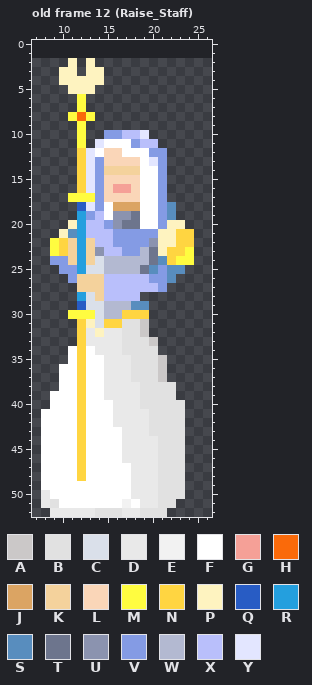
Pixel-art file, stored at Keep'EmLivin'/Assets/Art Assets/ClericCharacter.aseprite. Above: the version before the commit.
32x51 pixels, 12 frames. Colours within 5 levels of each other are drawn and written as one. Shown: old frame 12 (Raise_Staff): x 7..26, y 0..52. The old version is drawn lined up with the new one, on the new canvas. The commit also changed other frames, which this record leaves out.
Visible layers, top first: "Staff", "Body".
Palette (. is transparent): A #cbc8c8  B #e1e1e1  C #dae0ea  D #e9e9e9  E #f2f2f2  F #ffffff  G #f5a097  H #fa6a0a  J #dba463  K #f4d29c  L #fad6b8  M #fffc40  N #ffd541  P #fef3c0  Q #285cc4  R #249fde  S #588dbe  T #6d758d  U #8b93af  V #849be4  W #b3b9d1  X #b9bffb  Y #e3e6ff
Pixels before, old frame 12 (Raise_Staff), first column x 8:
 2 ...P.P...........
 3 ..PP.PP..........
 4 ..PPPPP..........
 5 ...PPP...........
 6 ....M............
 7 ....M............
 8 ...MHM...........
 9 ....M............
10 ....M..VVXXY.....
11 ....M.YFFFVXX....
12 ....NYFLLFFFVV...
13 ....NYVLLLLFYV...
14 ....NYVKKKKFFV...
15 ....NYVLLLLFFV...
16 ....NYVLGGLFFV...
17 ...MMMVLLLLFFV...
18 ....QYVFJJJFFVS..
19 ....RVXFUUTFFVS..
20 ...PRXXVUTTFFVPP.
21 ..PSRXXXVVVVVPPNN
22 .MNKRKXXVVVVUPPNN
23 .MNKRKUXXVVWTPNNM
24 .VVKRKCWWWWWTSNMM
25 ..VVRCCWWWWTSVSS.
26 ...VKKKXXXXXVVS..
27 ....KKKXXXXXXV...
28 ....RCKXXXX......
29 ....QCCWWWSS.....
30 ...MMMCWWNNN.....
31 ....NPCNNBBA.....
32 ....NDPDDBBA.....
33 ....NDDDDBBBA....
34 ...FNFDDDBBBB....
35 ...FNFFDDDBBBA...
36 ..FFNFFDDDBBBA...
37 ..FFNFFDDDBBBA...
38 ..FFNFFDDDDBBBB..
39 .FFFNFFDDDDBBBB..
40 .FFFNFFFDDDBBBBB.
41 FFFFNFFFDDDDBBBB.
42 FFFFNFFFDDDDBBBB.
43 FFFFNFFFFDDDBBBB.
44 FFFFNFFFFDDDDBBB.
45 FFFFNFFFFDDDDBBB.
46 FFFFNFFFFDDDDBBB.
47 FFFFNFFFFFDDDBBB.
48 FFFFNFFFFFDDDBBB.
49 FFFFFFFFFFDDDBBB.
50 DFFFFFFFFFDDDBBB.
51 DBFFFFFFFEFDDBB..
52 .DDDDDBBBDDBBB...
Once edited:
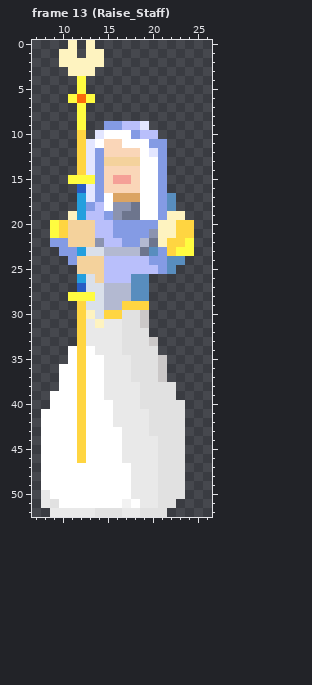
A new or re-ordered frame is compared with the old frame closest to it.
Difference:
canvas 32x51 -> 32x53, the old top-left corner now at 0,2
frames 12 -> 14
Frame 13 (Raise_Staff) is new; against old frame 12 (Raise_Staff):
y 0: x 11 . -> P; x 13 . -> P
y 1: x 10..11 .. -> PP; x 13..14 .. -> PP
y 2: x 10 . -> P; x 12 . -> P; x 14 . -> P
y 3: x 10 P -> .; x 12 . -> P; x 14 P -> .
y 4: x 10..14 PPPPP -> ..M..
y 5: x 11..13 PPP -> .M.
y 6: x 11..13 .M. -> MHM
y 8: x 11..13 MHM -> .M.
y 9: x 15..19 ..... -> VVXXY
y 10: x 12 M -> N; x 14..20 .VVXXY. -> YFFFVXX
y 11: x 12..16 M.YFF -> NYFLL; x 18..21 VXX. -> FFVV
y 12: x 14 F -> V; x 17..18 FF -> LL; x 20 V -> Y
y 13: x 15..18 LLLL -> KKKK; x 20 Y -> F
y 14: x 15..18 KKKK -> LLLL
y 15: x 11..13 .NY -> MMM; x 16..17 LL -> GG
y 16: x 12 N -> Q; x 16..17 GG -> LL
y 17: x 11..13 MMM -> .RY; x 15..18 LLLL -> FJJJ; x 22 . -> S
y 18: x 12..14 QYV -> RVX; x 16..18 JJJ -> UUT
y 19: x 11 . -> P; x 13 V -> X; x 15 F -> V; x 17 U -> T; x 22..23 S. -> PP
y 20: x 9..13 ..PRX -> MNKKK; x 15..21 VUTTFFV -> XVVVVVP; x 23..24 P. -> NN
y 21: x 9..13 .PSRX -> MNKKK; x 20 V -> U
y 22: x 9..10 MN -> VV; x 12 R -> K; x 14 X -> U; x 16 V -> X; x 19..20 VU -> WT; x 22 P -> N; x 24 N -> M
y 23: x 9..11 MNK -> .VV; x 13..21 KUXXVVWTP -> CCWWWWTSV; x 23 N -> M
y 24: x 9..12 VVKR -> ..VK; x 14..24 CWWWWWTSNMM -> KXXXXXVVSS.
y 25: x 10..20 VVRCCWWWWTS -> ..KKKXXXXXX; x 23 S -> .
y 26: x 11..13 VKK -> .RC; x 18..22 XXVVS -> SS...
y 27: x 12..21 KKKXXXXXXV -> QCCWWWSS..
y 28: x 11..19 .RCKXXXX. -> MMMCWWWSS
y 29: x 12 Q -> N; x 17..19 WSS -> NNN
y 30: x 11..13 MMM -> .NP; x 15..19 WWNNN -> NNBBA
y 31: x 13..16 PCNN -> DPDD
y 32: x 14 P -> D; x 19 A -> B
y 47..48: x 12 N -> F
